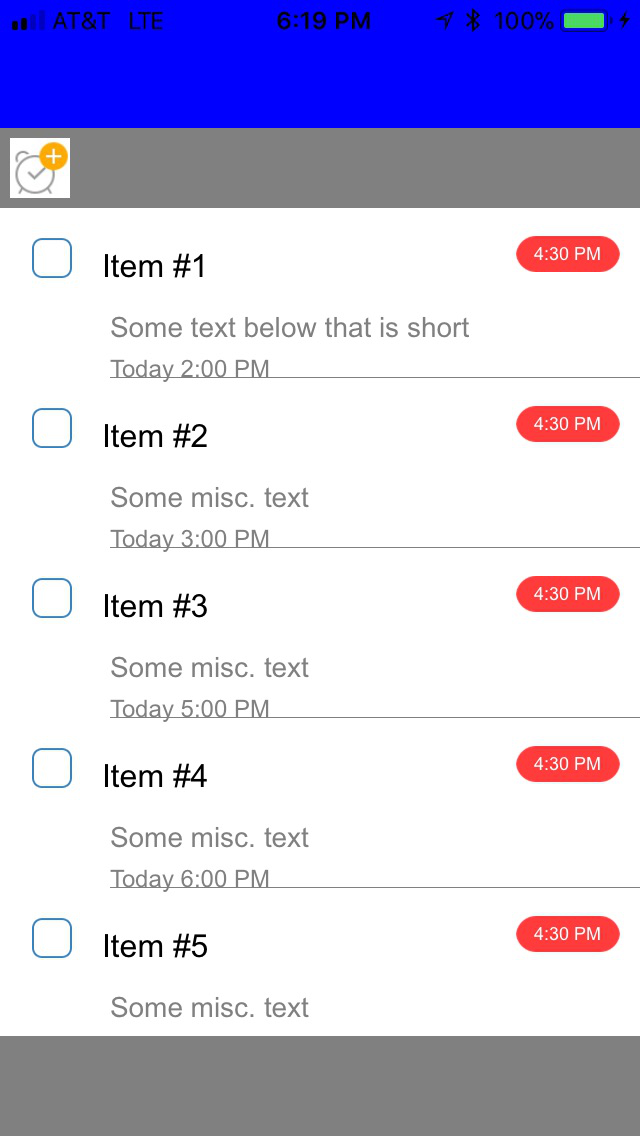
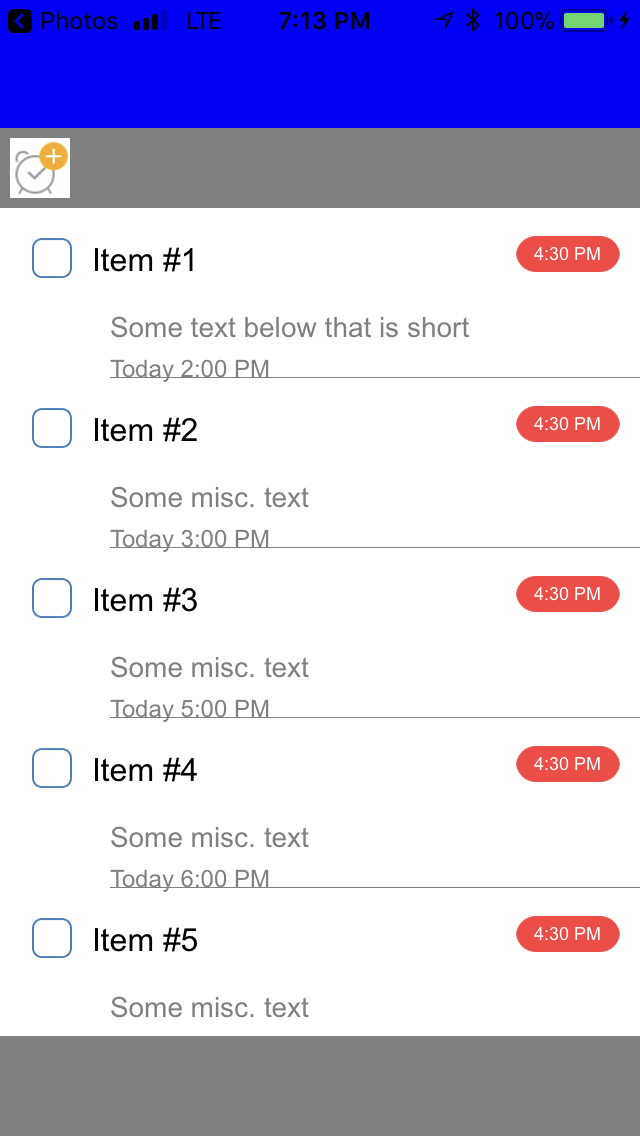
Revision of a layered 640x1136 image; what changed, layer by layer:
added layer "y1more.PNG" above "x46.PNG" over [0, 0, 640, 1024]
renamed "Image-1.jpg" to "5", hid it over [0, 0, 640, 1024]
